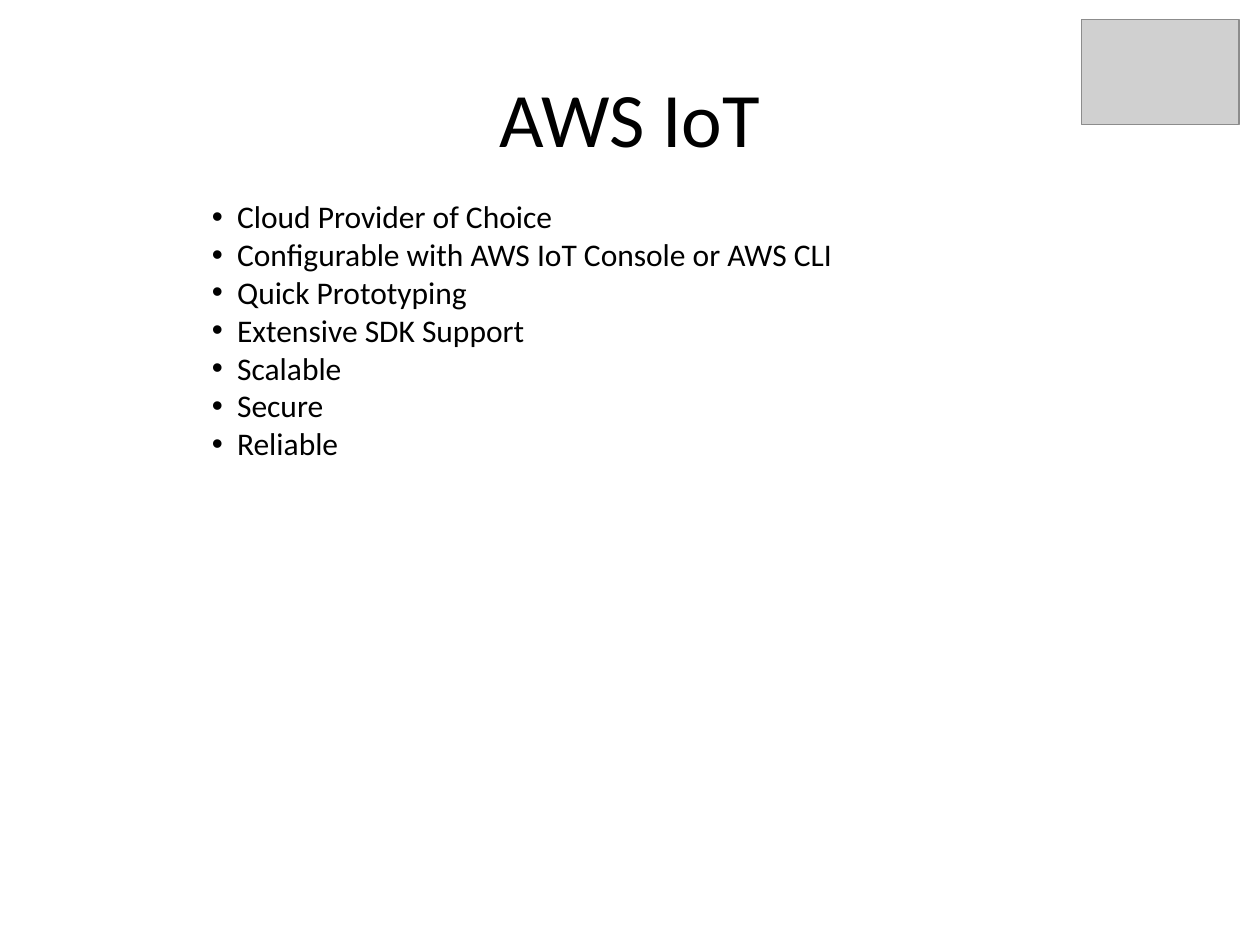
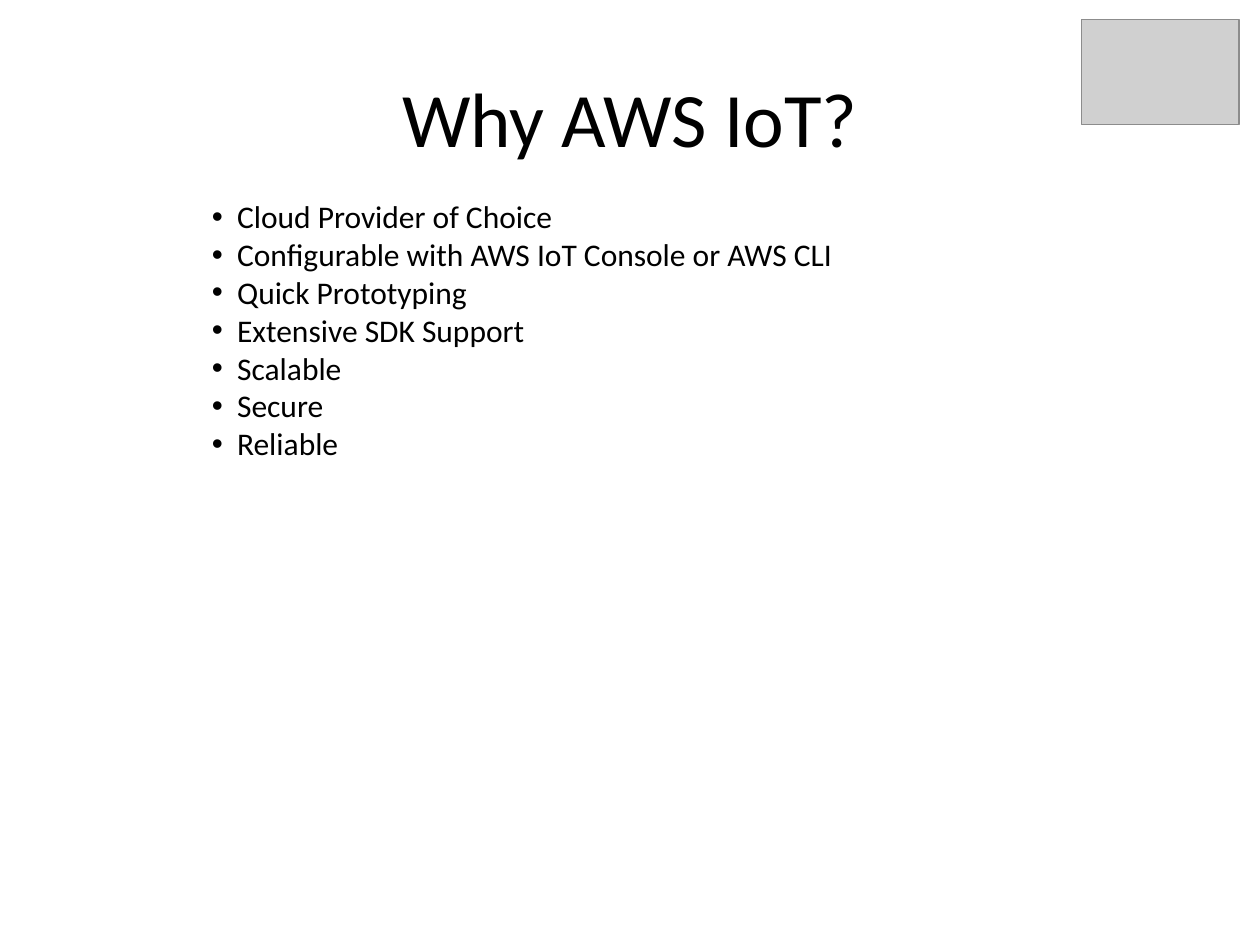
Before and after one commit to kskalvar/AWS-IoT-AndroidStudio, a slide deck: slide 5 of .assets/IoT-QuickStart-with-AWS.pptx. Drawn at 1260x945 pixels with LibreOffice and Linux fonts; fonts in the diff are those of the drawing; grey boxes stand for pictures. Boxes give left, top, right and bottom in pixels: in the first picture for what was removed or moved away, otherwise in the second. Text is boxed around its words. In the diff, an @@ line names an element or a change of style, - is before the commit and + after.

```diff
--- a/.assets/IoT-QuickStart-with-AWS.pptx
+++ b/.assets/IoT-QuickStart-with-AWS.pptx
@@ title at [402,93,857,160]: text changed @@
-AWS IoT
+Why AWS IoT?
```
Also in this commit, not shown: 7 other slides changed, 2 other files.
